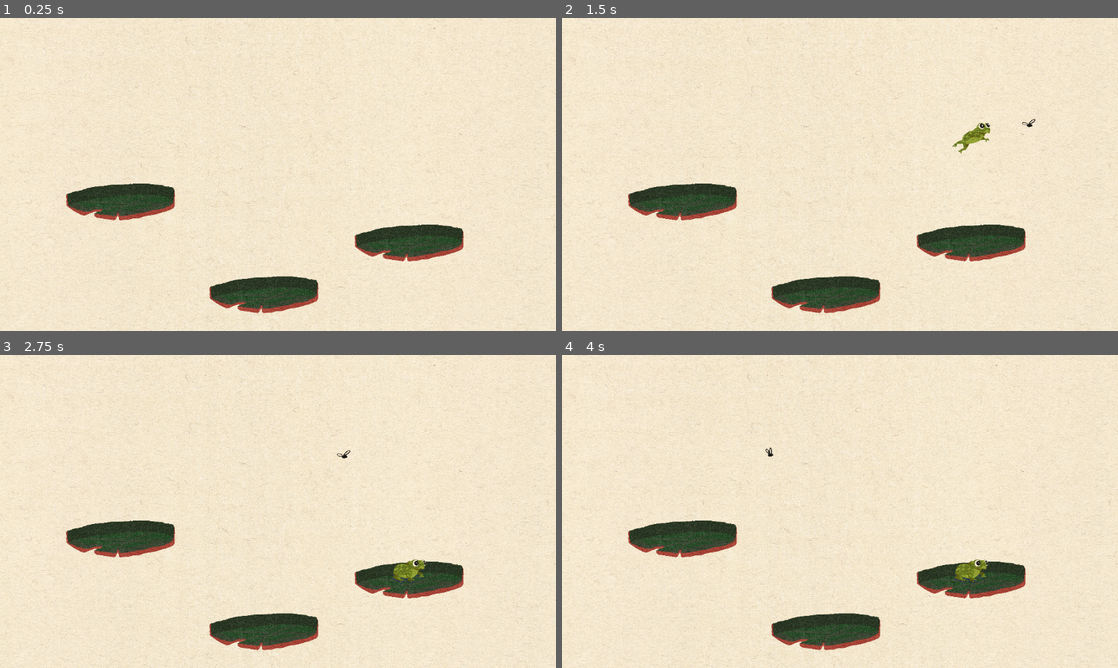
Above: before the commit, frames 1-4 (two rows, left to right).
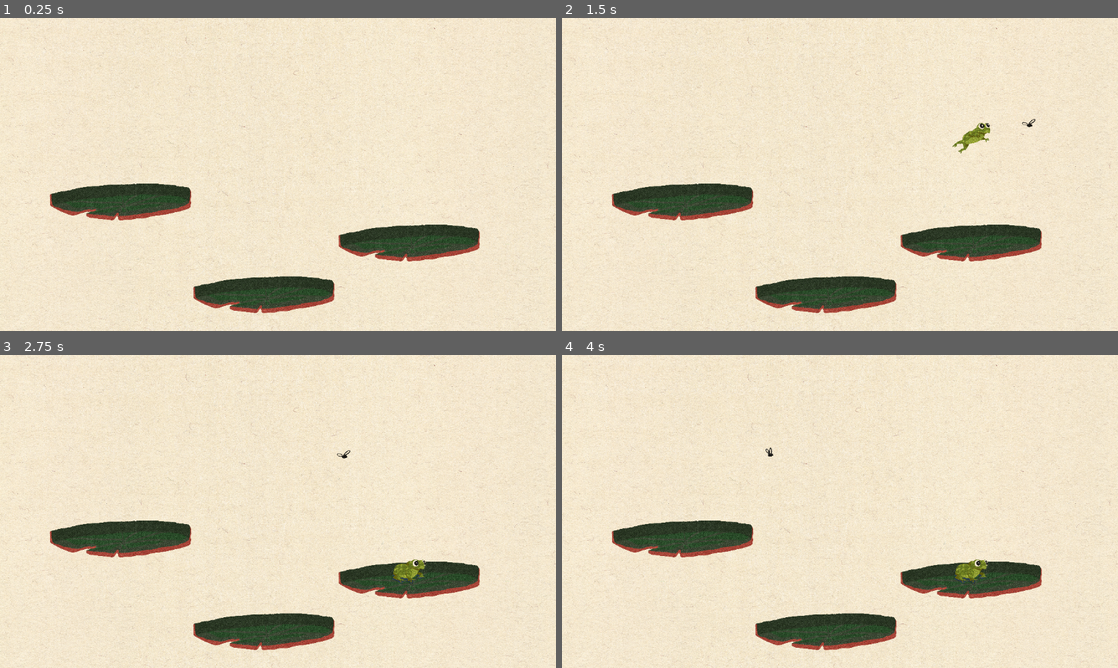
Above: after the commit, the same moments.

Repository: ClementRivaille/jumping-frogs
Game: Godot game, scene res://Main.tscn
Same seed, same stepped clock (60 frames per second), same inputs: the game is played once before the commit and once after it. Sound files missing from this copy of the repository are replaced by a short silence.
Inputs (mouse positions are in pixels of both pictures, inside the frame that each line leads up to):
- Up to frame 1 (0.25 s): no input
- Up to frame 2 (1.5 s): tap Enter (ui_accept) at 0.5 s; drag from (973, 243) to (684, 202) at 0.52 s; drag from (684, 202) to (973, 243) at 1.27 s
- Up to frame 3 (2.75 s): move the mouse to (261, 630) at 2.02 s; hold Enter (ui_accept) from 2.03 s (still down); click (261, 630) at 2.17 s
- Up to frame 4 (4 s): release Enter (ui_accept) at 2.75 s; drag from (812, 574) to (684, 539) at 2.77 s; move the mouse to (1006, 558) at 3.52 s; hold Enter (ui_accept) from 3.53 s (still down); click (1006, 558) at 3.67 s

The runs differ from the first frame. In frame 1, 2.7% of the frame differs, in the area x 8-87%, y 52-95%; in frame 2, 2.7%; in frame 3, 2.7%; in frame 4, 2.7%.

Commit message:
feat: music

Diff:
--- a/Main.tscn
+++ b/Main.tscn
@@ -19,7 +19,8 @@
 bounce = 1.0
 
 [sub_resource type="SegmentShape2D" id="SegmentShape2D_ql2dt"]
-b = Vector2(0, 498)
+a = Vector2(0, -40)
+b = Vector2(0, 753)
 
 [sub_resource type="RectangleShape2D" id="RectangleShape2D_0fyud"]
 size = Vector2(1163, 20)
--- a/default_bus_layout.tres
+++ b/default_bus_layout.tres
@@ -7,3 +7,9 @@
 bus/1/bypass_fx = false
 bus/1/volume_db = 0.0
 bus/1/send = &"Master"
+bus/2/name = &"Music"
+bus/2/solo = false
+bus/2/mute = false
+bus/2/bypass_fx = false
+bus/2/volume_db = 0.0
+bus/2/send = &"Master"
--- a/scenes/Music.tscn
+++ b/scenes/Music.tscn
@@ -1,13 +1,14 @@
-[gd_scene load_steps=41 format=3 uid="uid://jisv04je2hpd"]
+[gd_scene load_steps=43 format=3 uid="uid://jisv04je2hpd"]
 
 [ext_resource type="Script" path="res://addons/meta_player/meta_player.gd" id="1_5ujk8"]
 [ext_resource type="Script" path="res://scripts/Music.gd" id="1_wo6kl"]
-[ext_resource type="AudioStream" uid="uid://bheqelnwlu8n5" path="res://music/test/piano.ogg" id="2_drh2w"]
+[ext_resource type="AudioStream" uid="uid://b062y2qx85141" path="res://music/piano.ogg" id="2_k0gcc"]
 [ext_resource type="Script" path="res://addons/meta_player/range_fade.gd" id="3_slmuh"]
-[ext_resource type="AudioStream" uid="uid://crskddkweu33n" path="res://music/test/marimba.ogg" id="4_yvvmk"]
-[ext_resource type="AudioStream" uid="uid://bk24im3ssul0o" path="res://music/test/guitar.ogg" id="6_yarwt"]
-[ext_resource type="AudioStream" uid="uid://bkpbpgah7bxf8" path="res://music/test/strings.ogg" id="7_2vg1p"]
+[ext_resource type="AudioStream" uid="uid://cj8yqu6fadr3p" path="res://music/drums.ogg" id="4_y1iu5"]
+[ext_resource type="AudioStream" uid="uid://dgmmmsbtkvnlm" path="res://music/bells.ogg" id="6_rub2i"]
+[ext_resource type="AudioStream" uid="uid://cmpfnoter318p" path="res://music/melody.ogg" id="7_j5i2i"]
 [ext_resource type="Script" path="res://addons/SimpleSampler/sampler_instrument.gd" id="8_e4pfa"]
+[ext_resource type="AudioStream" uid="uid://bvkqm5686xawn" path="res://music/cello.ogg" id="8_mtgcg"]
 [ext_resource type="Script" path="res://addons/SimpleSampler/sample_resource.gd" id="9_kgpvw"]
 [ext_resource type="AudioStream" uid="uid://bxj0vn1ucru2x" path="res://sound/accordion/Accordion127_a#0.wav" id="10_ljjfm"]
 [ext_resource type="AudioStream" uid="uid://bn4ikmyqhdeg5" path="res://sound/accordion/Accordion127_c1.wav" id="11_srlmu"]
@@ -42,6 +43,12 @@
 val_max = 3.0
 invert = false
 
+[sub_resource type="Resource" id="Resource_5etd1"]
+script = ExtResource("3_slmuh")
+val_min = 3.0
+val_max = 4.0
+invert = false
+
 [sub_resource type="Resource" id="Resource_6k6yr"]
 script = ExtResource("9_kgpvw")
 stream = ExtResource("10_ljjfm")
@@ -142,41 +149,61 @@
 
 [node name="Music" type="Node2D"]
 script = ExtResource("1_wo6kl")
-scale_notes = Array[String](["G", "A", "B", "D", "E", "F#"])
+scale_notes = Array[String](["A", "B", "D", "E", "F#", "G"])
 
 [node name="MetaPlayer" type="AudioStreamPlayer" parent="."]
-stream = ExtResource("2_drh2w")
-script = ExtResource("1_5ujk8")
-tempo = 108
+stream = ExtResource("2_k0gcc")
+script = ExtResource("1_5ujk8")
+tempo = 80
+beats_per_bar = 3
+bars = 8
 
 [node name="layer1" type="AudioStreamPlayer" parent="MetaPlayer" node_paths=PackedStringArray("target")]
-stream = ExtResource("4_yvvmk")
-script = ExtResource("1_5ujk8")
-automate_volume = true
-target = NodePath("../..")
-target_param = "layer"
+stream = ExtResource("4_y1iu5")
+script = ExtResource("1_5ujk8")
+automate_volume = true
+target = NodePath("../..")
+target_param = "layer"
+param_smooth = 0.1
 automation_rule = SubResource("Resource_vpcqp")
-seek_up_weight = 0.2
+seek_up_weight = 0.1
+seek_down_weight = 0.3
 
 [node name="layer2" type="AudioStreamPlayer" parent="MetaPlayer" node_paths=PackedStringArray("target")]
-stream = ExtResource("6_yarwt")
-script = ExtResource("1_5ujk8")
-automate_volume = true
-target = NodePath("../..")
-target_param = "layer"
+stream = ExtResource("6_rub2i")
+script = ExtResource("1_5ujk8")
+automate_volume = true
+target = NodePath("../..")
+target_param = "layer"
+param_smooth = 0.1
 automation_rule = SubResource("Resource_svxe7")
-seek_up_weight = 0.4
+seek_up_weight = 0.1
+seek_down_weight = 0.3
 
 [node name="layer3" type="AudioStreamPlayer" parent="MetaPlayer" node_paths=PackedStringArray("target")]
-stream = ExtResource("7_2vg1p")
-script = ExtResource("1_5ujk8")
-automate_volume = true
-target = NodePath("../..")
-target_param = "layer"
+stream = ExtResource("7_j5i2i")
+script = ExtResource("1_5ujk8")
+automate_volume = true
+target = NodePath("../..")
+target_param = "layer"
+param_smooth = 0.1
 automation_rule = SubResource("Resource_0lplv")
-seek_up_weight = 0.4
+seek_up_weight = 0.1
+seek_down_weight = 0.3
+
+[node name="layer4" type="AudioStreamPlayer" parent="MetaPlayer" node_paths=PackedStringArray("target")]
+stream = ExtResource("8_mtgcg")
+script = ExtResource("1_5ujk8")
+automate_volume = true
+target = NodePath("../..")
+target_param = "layer"
+param_smooth = 0.1
+automation_rule = SubResource("Resource_5etd1")
+seek_up_weight = 0.1
+seek_down_weight = 0.3
 
 [node name="Accordion" type="AudioStreamPlayer" parent="."]
+volume_db = -3.939
 bus = &"Instruments"
 script = ExtResource("8_e4pfa")
 max_notes = 2
--- a/scenes/Platform.tscn
+++ b/scenes/Platform.tscn
@@ -8,20 +8,19 @@
 absorbent = true
 
 [sub_resource type="RectangleShape2D" id="RectangleShape2D_kjp4t"]
-size = Vector2(217, 10)
+size = Vector2(282, 10)
 
 [node name="Platform" type="StaticBody2D" groups=["platform"]]
 physics_material_override = SubResource("PhysicsMaterial_yirm3")
 script = ExtResource("1_sjh0r")
-min_pos = 115.0
-max_pos = 1040.0
+min_pos = 150.0
 
 [node name="Sprite2D" type="Sprite2D" parent="."]
-scale = Vector2(0.1, 0.15)
+scale = Vector2(0.13, 0.15)
 texture = ExtResource("2_g0sr3")
 
 [node name="CollisionShape2D" type="CollisionShape2D" parent="."]
-position = Vector2(0.499997, 7)
+position = Vector2(-1, 7)
 shape = SubResource("RectangleShape2D_kjp4t")
 one_way_collision = true
 one_way_collision_margin = 25.1
@@ -32,7 +31,7 @@
 collision_mask = 8
 
 [node name="CollisionPolygon2D" type="CollisionPolygon2D" parent="Area2D"]
-polygon = PackedVector2Array(0, -39, 48, -41, 111, -32, 113, 13, 59, 31, -19, 40, -82, 29, -115, 8, -114, -18, -53, -35)
+polygon = PackedVector2Array(1, -41, 50, -42, 146, -29, 146, 14, 59, 31, -19, 40, -102, 29, -149, 9, -149, -19, -59, -36)
 
 [connection signal="mouse_entered" from="Area2D" to="." method="_on_mouse_entered"]
 [connection signal="mouse_exited" from="Area2D" to="." method="_on_mouse_exited"]
--- a/scripts/Frog.gd
+++ b/scripts/Frog.gd
@@ -7,8 +7,8 @@
 
 var beats_scores: Array[Array] = [
   [1],
-  [1,1,2,3],
-  [1,2,3]
+  [1,1,2,3,-1,-1],
+  [1,2,3,-1,-1]
 ]
 
 @onready var joint: PinJoint2D = $PinJoint2D
@@ -65,3 +65,5 @@
   if !freeze && !in_air:
     if beat == scheduled_jump_on:
       jump()
+    elif beat == 1 && scheduled_jump_on == -1:
+      schedule_jump()
--- a/scripts/GameStore.gd
+++ b/scripts/GameStore.gd
@@ -40,7 +40,8 @@
     game_running = false
     game_over.emit()
     level = 0
-  level_updated.emit(level)
+  else:
+    level_updated.emit(level)
   level_down.emit()
 
 func start_game():
--- a/scripts/Music.gd
+++ b/scripts/Music.gd
@@ -21,7 +21,10 @@
 func _ready() -> void:
   store.game_started.connect(start)
   store.level_updated.connect(update_layer)
+  store.game_over.connect(on_game_over)
   player.beat.connect(_on_beat)
+  player.mplay()
+
 
   build_notes()
   var platforms := get_tree().get_nodes_in_group("platform")
@@ -46,12 +49,13 @@
   scale_built.emit(all_notes)
 
 func start():
-  if !playing:
-    player.mplay()
-    playing = true
+  layer = 1
+
+func on_game_over():
+  layer = 0
 
 func update_layer(level: int):
-  layer = level
+  layer = level + 1
 
 func _on_beat(i: int):
   beat.emit((i-1)%player.beats_per_bar + 1)
Not shown, added: music/bells.ogg.import
Not shown, added: music/cello.ogg.import
Not shown, added: music/drums.ogg.import
Not shown, added: music/melody.ogg.import
Not shown, added: music/piano.ogg.import
Not shown, removed: music/test/bells.ogg.import
Not shown, removed: music/test/guitar.ogg.import
Not shown, removed: music/test/marimba.ogg.import
Not shown, removed: music/test/piano.ogg.import
Not shown, removed: music/test/strings.ogg.import
Not shown, added: music/bells.ogg
Not shown, added: music/cello.ogg
(and 8 more such lines)
